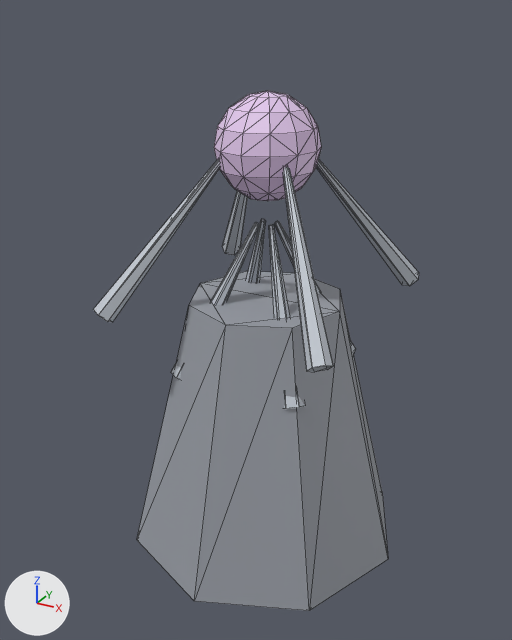
Two versions of the OBJ model models/towers/enhance_tower.obj, one commit apart.
Before and after are seen from a 50 mm camera at (0.627, -1.185, 1.086) aimed at (-0.014, -0.019, 0.503). The axes (+X, +Y, +Z) are drawn at lower left. The lights are the same throughout. The first picture is the older version. Mesh edges are drawn as thin lines. Where no turn or scale is listed for an object, it has been applied to the vertices.

In view in the first picture: 'EnhanceTower'.
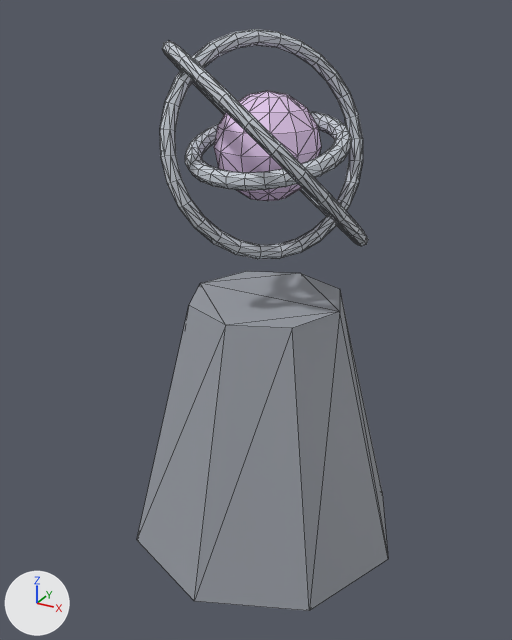
Pixel boxes (x1, y1, x2, y2) of what changed, in the pictures (512 x 640 px):
```json
{"object": "EnhanceTower", "change": "reshaped", "before": [94, 91, 419, 611], "after": [137, 29, 388, 611], "on screen": "23% narrower, 12% taller"}
{"part": 1, "of": "me_enhancetower", "change": "added", "after": [185, 111, 352, 191]}
{"part": 2, "of": "me_enhancetower", "change": "added", "after": [160, 29, 363, 259]}
{"part": 3, "of": "me_enhancetower", "change": "added", "after": [162, 41, 368, 246]}
{"part": 4, "of": "me_enhancetower", "change": "deleted", "before": [246, 219, 266, 283]}
{"part": 5, "of": "me_enhancetower", "change": "deleted", "before": [94, 159, 419, 409]}
```

Scene script edits in JSON lines:
```json
{"op": "add", "block": "mat_enhanceringmat", "code": ["mat_enhanceringmat = principled_material('EnhanceRingMat')", "mat_enhanceringmat.base_color = (0.588, 0.627, 0.686)  # light grey #cacfd8"]}
{"block": "me_enhancetower", "where": "# used by ob_enhancetower; location = (0.0, 0.0, 0.0)"}
{"op": "remove", "block": "me_enhancetower", "code": "me_enhancetower.from_pydata(...)  # 198 vertices, 356 faces; spans x -0.3..0.3, y -0.3..0.3, z 0.0..0.95"}
{"op": "add", "block": "me_enhancetower", "code": "me_enhancetower.from_pydata(...)  # 774 vertices, 1540 faces; spans x -0.3..0.3, y -0.3..0.3, z 0.0..1.052"}
{"block": "me_enhancetower", "change": "me_enhancetower part 1: a new loose piece of 224 vertices spanning x -0.156..0.156, y -0.151..0.151, z 0.798..0.902, in mat_enhanceringmat (light grey #cacfd8)"}
{"block": "me_enhancetower", "change": "me_enhancetower part 2: a new loose piece of 224 vertices spanning x -0.133..0.133, y -0.176..0.176, z 0.648..1.052, in mat_enhanceringmat (light grey #cacfd8)"}
{"block": "me_enhancetower", "change": "me_enhancetower part 3: a new loose piece of 224 vertices spanning x -0.218..0.218, y -0.23..0.23, z 0.664..1.036, in mat_enhanceringmat (light grey #cacfd8)"}
{"block": "me_enhancetower", "change": "me_enhancetower part 4: the loose piece of 12 vertices spanning x -0.148..-0.011, y 0.007..0.154, z 0.384..0.707 is deleted"}
{"block": "me_enhancetower", "change": "me_enhancetower part 5"}
{"block": "me_enhancetower", "change": "84 vertices are removed from x -0.244..0.244, y -0.258..0.258, z 0.384..0.871"}
{"block": "me_enhancetower", "change": "140 faces are deleted"}
{"op": "remove", "block": "me_enhancetower", "code": "me_enhancetower.materials.append(mat_enhanceantennamat_002)  # light grey #c4cad2"}
{"op": "remove", "block": "me_enhancetower", "code": "me_enhancetower.materials.append(mat_enhanceantennamatv2)  # light grey #c4cad2"}
{"op": "add", "block": "me_enhancetower", "code": "me_enhancetower.materials.append(mat_enhanceringmat)  # light grey #cacfd8"}
```
